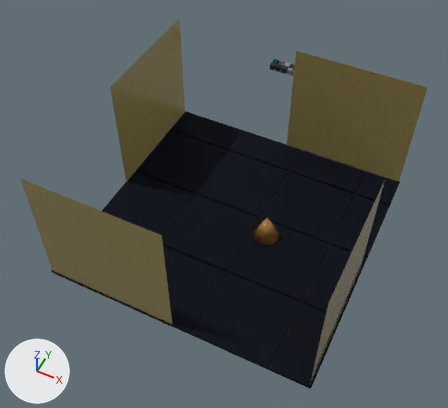
A saved change to the Blender file 3d_models/materials.blend.
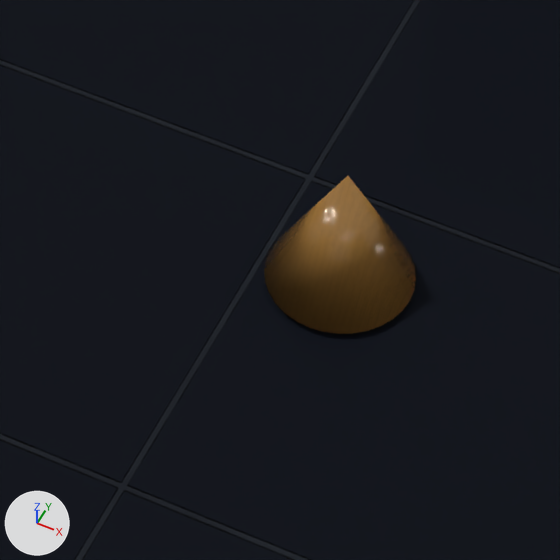
The first picture shows the older version from a 50 mm lens placed at (12.9, -27.9, 36.5), pointed at (-1.2, 0.4, 1.2). The close-ups show both versions on the part from 46% to 68% of the width and 46% to 70% of the height of that picture. Arrows for +X, +Y and +Z are at lower left; the lights stay in place.

Script lines for the objects in view, before the commit:
```python
ob_cone = bpy.data.objects.new('Cone', me_cone)
ob_cone.location = (2.5, 0.0, 1.0)
ob_plane_001 = bpy.data.objects.new('Plane.001', me_plane_001)
ob_plane_001.location = (0.0, 0.0, 0.0)
```
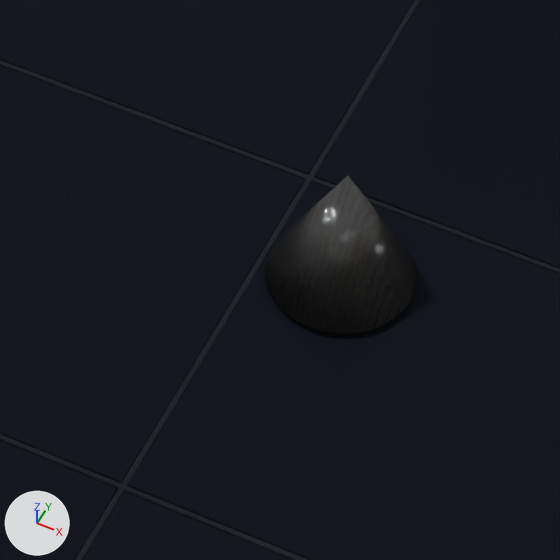
Boxes (x1, y1, x2, y2) around the edits, measured in the close-ups (560 x 560 px):
'Cone', recoloured: (264, 176, 416, 334) in both

The change, as a list of edits to the scene's bpy script:
```text
Change ng_nodegroup:
    where n18 = _N.new('ShaderNodeMix'); n18.name = 'Mix.002'
    n18.inputs[7].default_value: (0.206, 0.118, 0.0816, 1.0) -> (0.206, 0.206, 0.206, 1.0)  # 'B', brown #7d6051 -> 'B', grey #7d7d7d
    where n20 = _N.new('ShaderNodeMix'); n20.name = 'Mix.001'
    n20.inputs[7].default_value: (0.337, 0.208, 0.113, 1.0) -> (0.337, 0.337, 0.337, 1.0)  # 'B', brown #9d7e5e -> 'B', grey #9d9d9d
    where n21 = _N.new('ShaderNodeValToRGB'); n21.name = 'ColorRamp'
    remove n21.color_ramp.elements[0].position = 0.0; n21.color_ramp.elements[0].color = (0.284, 0.148, 0.0409, 1.0)
    remove _e = n21.color_ramp.elements.new(1.0); _e.color = (0.352, 0.178, 0.0437, 1.0)
    add n21.color_ramp.elements[0].position = 0.0; n21.color_ramp.elements[0].color = (0.0329, 0.0327, 0.0325, 1.0)
    add _e = n21.color_ramp.elements.new(1.0); _e.color = (0.0704, 0.0704, 0.0704, 1.0)
```
